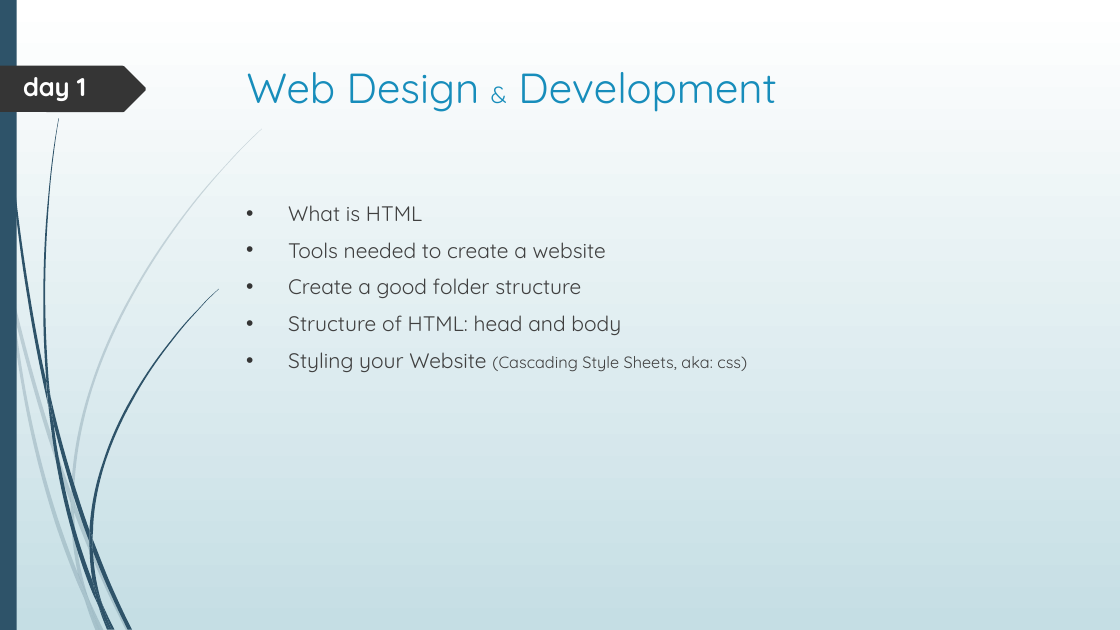
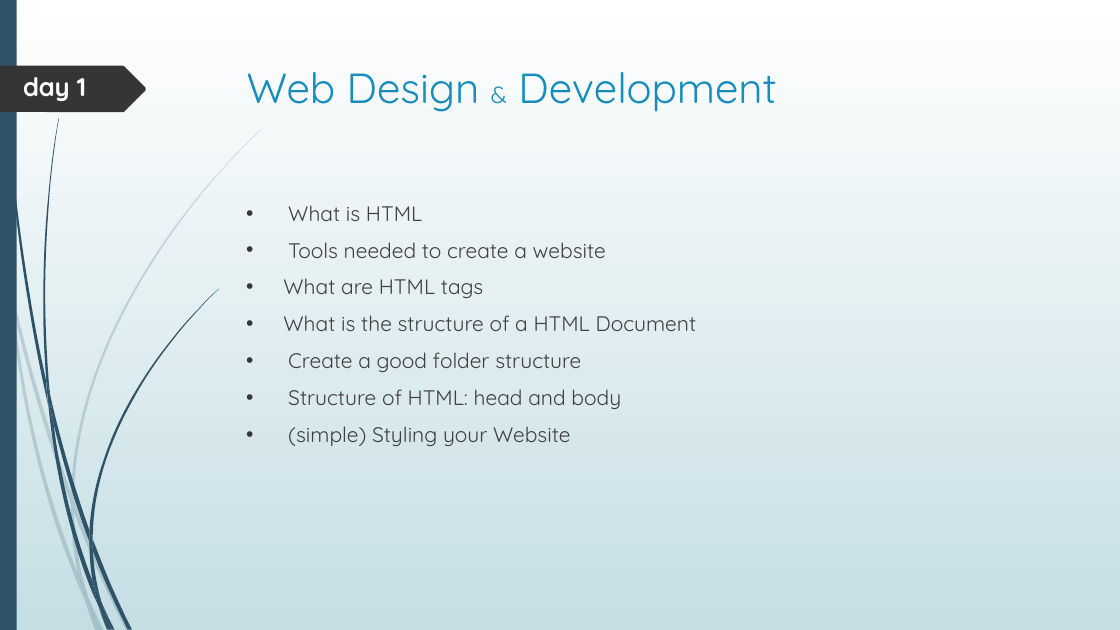
Before and after one commit to brunoitconsultant/academy-HTML5, a slide deck: slide 3 of (private) Tutor/Web Design - the Course.pptx. Drawn at 1120x630 pixels with LibreOffice and Linux fonts; fonts in the diff are those of the drawing. Boxes give left, top, right and bottom in pixels: in the first picture for what was removed or moved away, otherwise in the second. Text is boxed around its words. In the diff, an @@ line names an element or a change of style, - is before the commit and + after.

```diff
--- a/(private) Tutor/Web Design - the Course.pptx
+++ b/(private) Tutor/Web Design - the Course.pptx
@@ text at (283, 278, 697, 331): paragraphs added @@
+• What are HTML tags
+• What is the structure of a HTML Document
@@ text at (288, 426, 570, 446): text changed; size 14 to 18 pt @@
-• Styling your Website (Cascading Style Sheets, aka: css)
+• (simple) Styling your Website
```
Also in this commit, not shown: 7 other slides changed, 4 other files.
